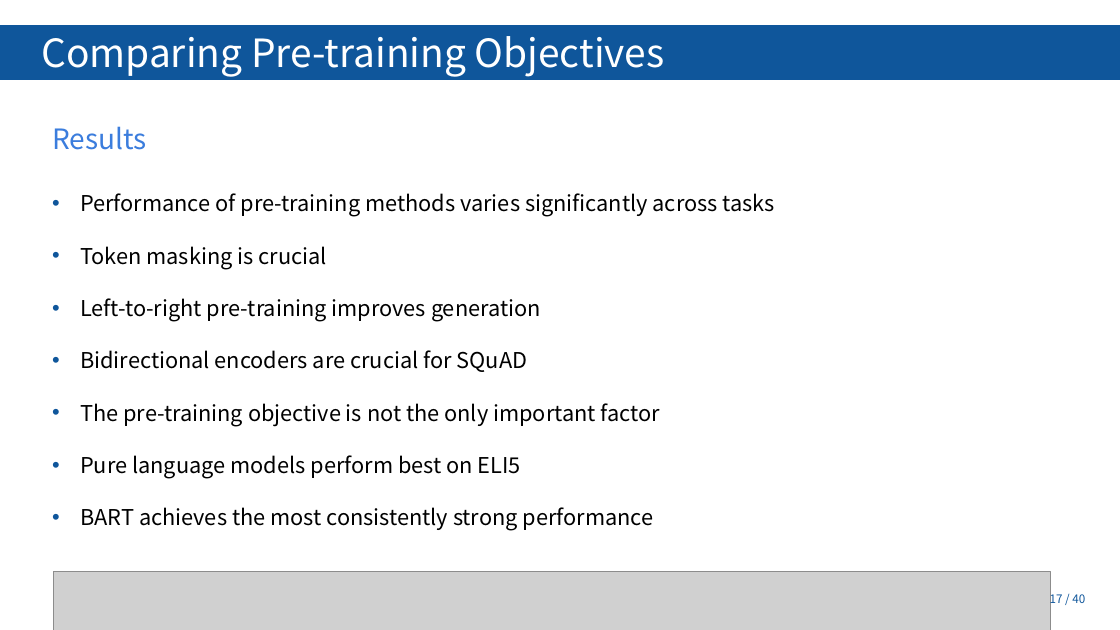
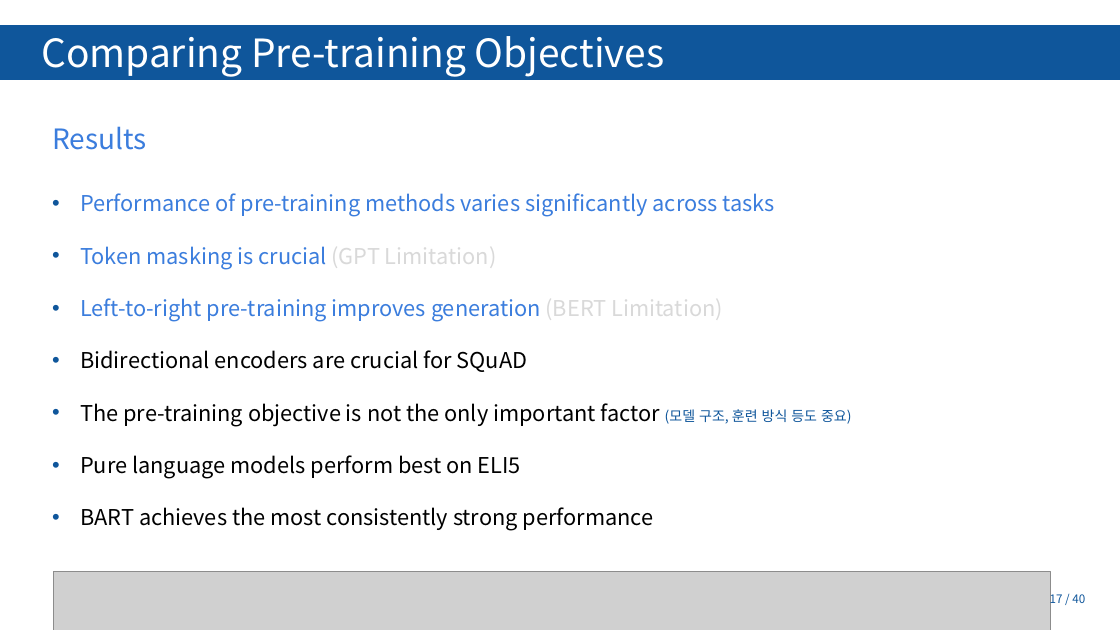
Before and after one commit to Tiabet/Paper-for-ML-DL, a slide deck: slide 17 of 세미나/BART_김정현.pptx. Drawn at 1120x630 pixels with LibreOffice and Linux fonts; fonts in the diff are those of the drawing; grey boxes stand for pictures; background and template pictures are left out. Boxes give left, top, right and bottom in pixels: in the first picture for what was removed or moved away, otherwise in the second. Text is boxed around its words. In the diff, an @@ line names an element or a change of style, - is before the commit and + after.

```diff
--- a/세미나/BART_김정현.pptx
+++ b/세미나/BART_김정현.pptx
@@ text at [80,193,775,217]: text colour #000000 to #3B7DDD in "Performance of pre-training methods varies significantly acr ..." @@
@@ text at [80,239,722,323]: text changed; text colour #000000 to #3B7DDD @@
-• Token masking is crucial
-• Left-to-right pre-training improves generation
+• Token masking is crucial (GPT Limitation)
+• Left-to-right pre-training improves generation (BERT Limitation)
@@ text at [80,403,851,427]: text changed @@
-• The pre-training objective is not the only important factor
+• The pre-training objective is not the only important factor (모델 구조, 훈련 방식 등도 중요)
```
Also in this commit, not shown: 20 other slides changed, 1 slide added, 1 slide removed, 2 other files.
